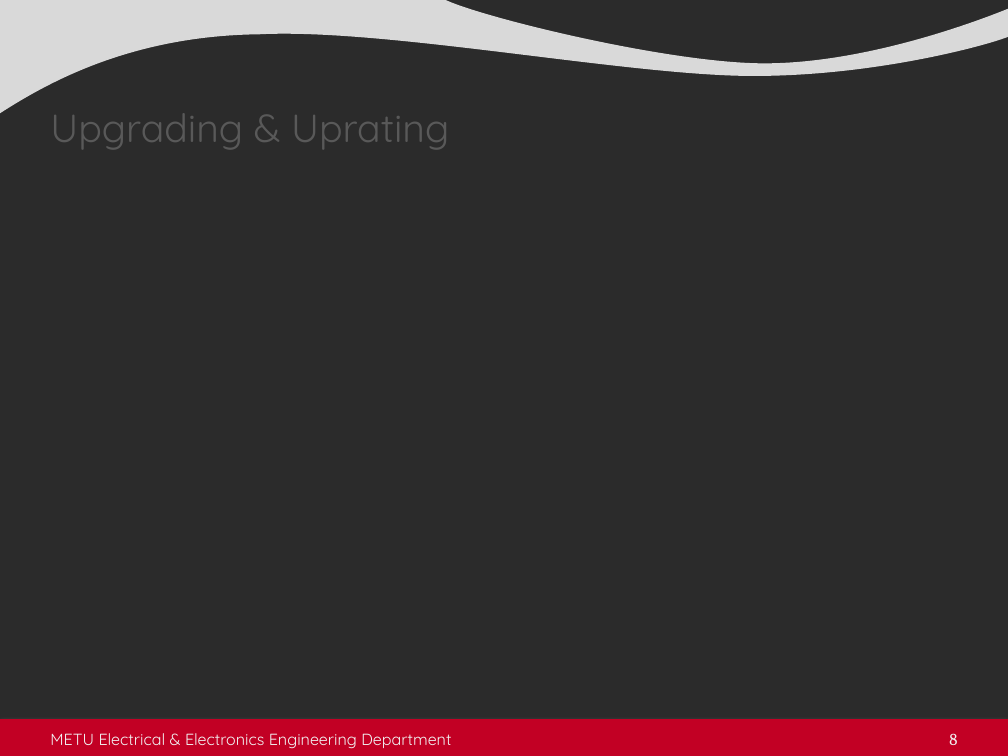
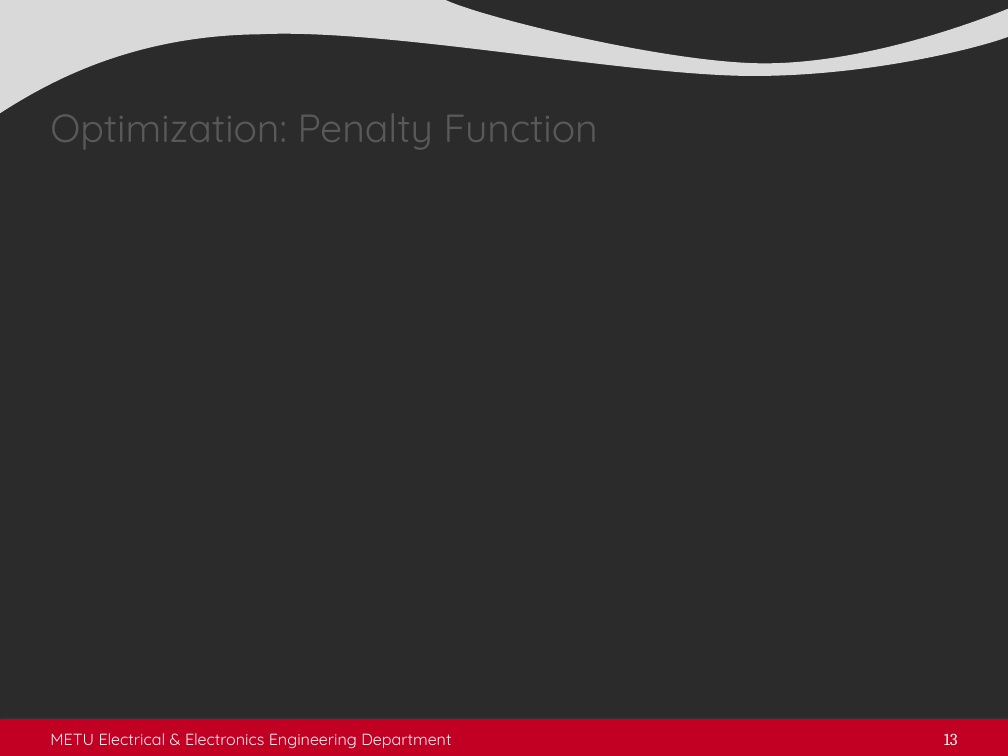
Before and after one commit to sametyakut/Studies, a slide deck: slide 13 of Presentations/5-Seminar_Presentation_2023_11_23.pptx (slide 8 before the commit). Drawn at 1008x756 pixels with LibreOffice and Linux fonts; fonts in the diff are those of the drawing; grey boxes stand for pictures; background and template pictures are left out; a plain dark background stands for a picture behind light text. Boxes give left, top, right and bottom in pixels: in the first picture for what was removed or moved away, otherwise in the second. Text is boxed around its words. In the diff, an @@ line names an element or a change of style, - is before the commit and + after.

Commit message:
updates on presentations

```diff
--- a/Presentations/5-Seminar_Presentation_2023_11_23.pptx
+++ b/Presentations/5-Seminar_Presentation_2023_11_23.pptx
@@ title at <box>50,113,598,149</box>: text changed @@
-Upgrading & Uprating
+Optimization: Penalty Function
@@ page number at <box>944,733,958,745</box>: text changed @@
-8
+13
```
Also in this commit, not shown: 9 other slides changed, 8 slides added, 4 other files.
